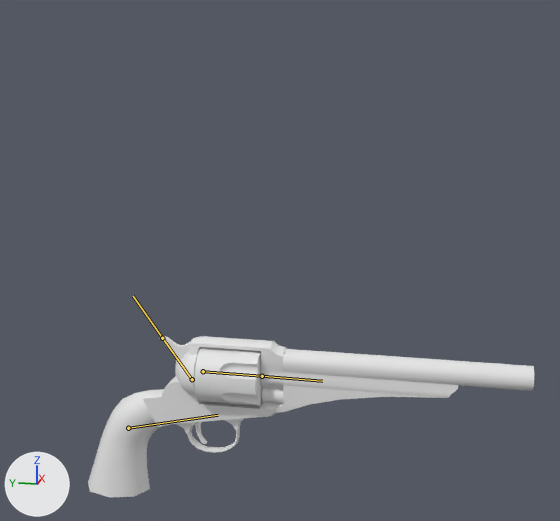
The FBX model 3D Assets/All Weapons/Player Weapons/WEP_RepeaterRevolver_001/WEP_ANI_RepeaterRevolver_001/WEP_Revolver_Repeater_NewAnimations_001.fbx as it was, and as the next commit left it.
Camera for both pictures: a 50 mm camera at (-0.784, -0.337, 0.407) aimed at (0.004, -0.18, 0.21). The lights are fixed; the arrows at lower left show +X, +Y and +Z. The bones that bend it are drawn over the model as lines.

Objects in the first picture: 'Revolver.001'.
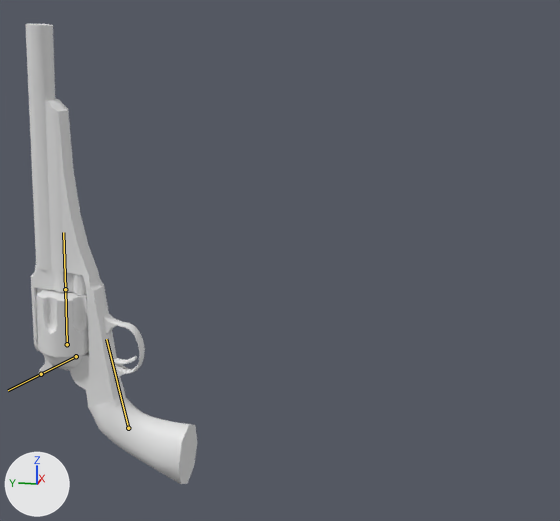
The newer file adds an action. The first version stands in its rest pose; the second is drawn at frame 5 of the action 'Revolver|Baked'.

What the commit changed:
Bone 'Gun' (bone_gun) turns from (0, 0, 0) to (-85, 3, 7) degrees about its own x, y and z.
Bone 'Cilinder' (bone_cilinder) turns from (0, 0, 0) to (0, 30, 0) degrees about its own x, y and z.

Boxes (x1, y1, x2, y2) around the edits, measured in the pictures (560 x 521 px):
'Revolver.001', posed (61% narrower, 183% taller)
    before: (88, 336, 535, 498)
    after: (25, 24, 197, 484)
bone 'Gun', root to tip
    before: (128, 428) to (218, 415)
    after: (128, 428) to (106, 339)
bone 'Cilinder', root to tip
    before: (203, 371) to (262, 376)
    after: (67, 344) to (65, 289)
